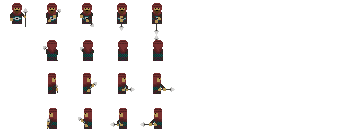
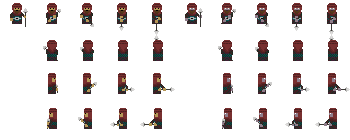
Comparing the layer stacks of the two 350 x 140 images. Changes:
added group "posessed" with 1 layers above "regular" over bbox(185, 3, 350, 129)
added layer "all posessed" in group "posessed" over bbox(185, 3, 350, 129)
